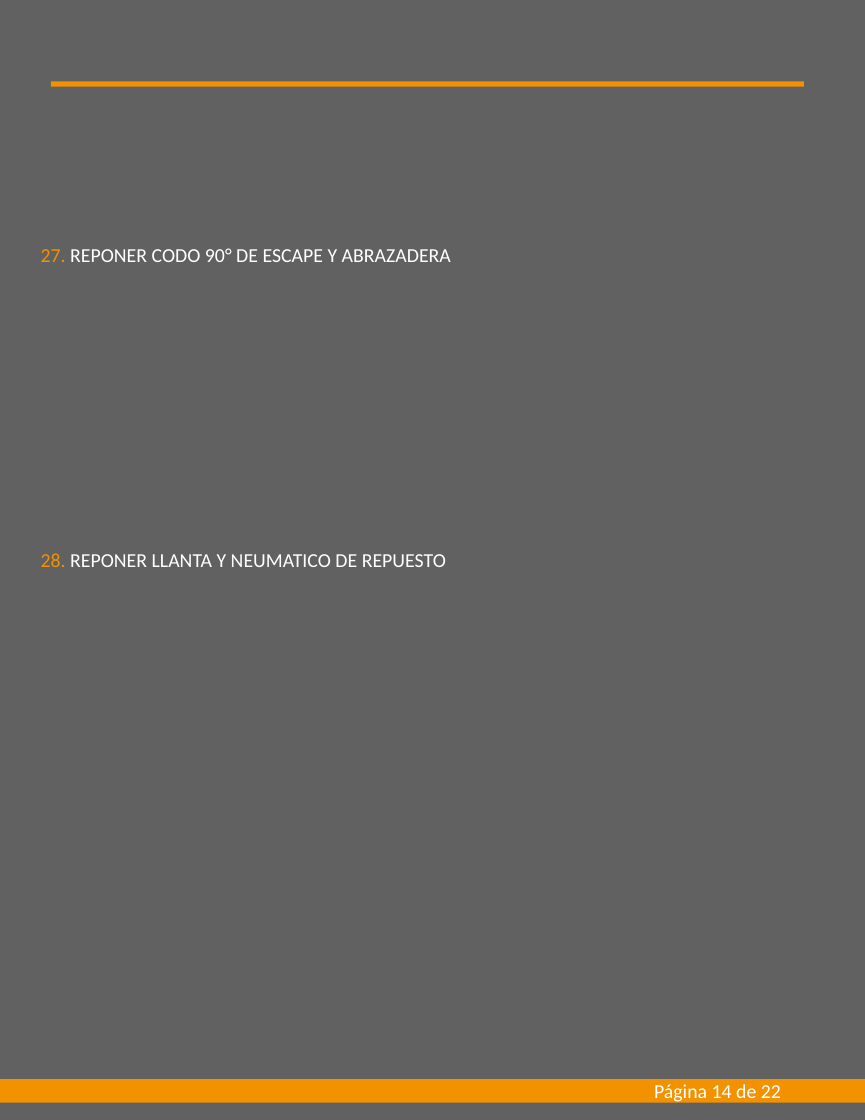
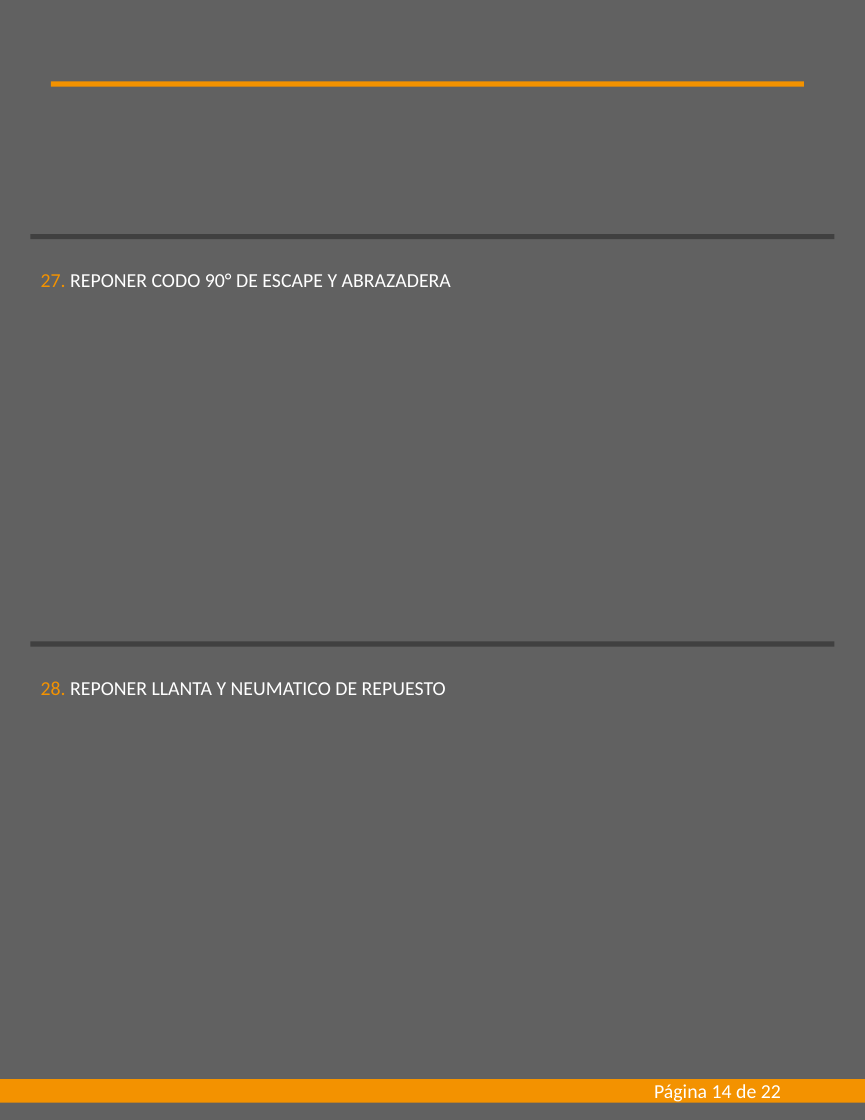
Before and after one commit to AlexanderMaverick/automated-report-excel-to-ppt, a slide deck: slide 14 of assets/archivo.pptx. Drawn at 865x1120 pixels with LibreOffice and Linux fonts; fonts in the diff are those of the drawing. Boxes give left, top, right and bottom in pixels: in the first picture for what was removed or moved away, otherwise in the second. Text is boxed around its words. In the diff, an @@ line names an element or a change of style, - is before the commit and + after.

```diff
--- a/assets/archivo.pptx
+++ b/assets/archivo.pptx
@@ rectangle added at bbox=[31, 234, 834, 239], fill #404040 @@
@@ text "27. REPONER CODO 90° DE ...": place and size @@
-text "27. REPONER CODO 90° DE ..." at bbox=[41, 248, 451, 262]
+text "27. REPONER CODO 90° DE ..." at bbox=[41, 273, 451, 287]
@@ rectangle added at bbox=[31, 641, 834, 646], fill #404040 @@
@@ text "28. REPONER LLANTA Y NEUMATICO ...": place and size @@
-text "28. REPONER LLANTA Y NEUMATICO ..." at bbox=[41, 553, 446, 567]
+text "28. REPONER LLANTA Y NEUMATICO ..." at bbox=[41, 681, 446, 695]
```
Also in this commit, not shown: 21 other slides changed, 1 other file.
